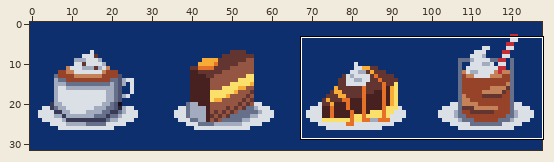
Sprite sheet, stored at img/20201116-pixeldailies.png. Above: a wide view before the commit, with the close-up outlined.
Close-up. Before the edit:
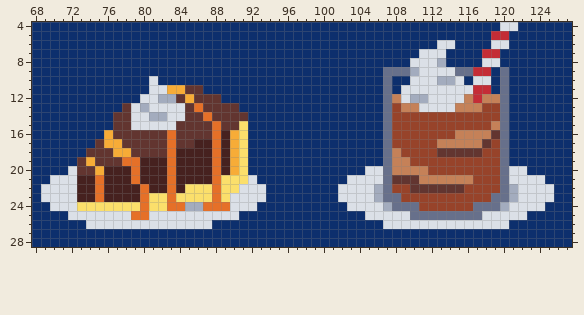
The file is 128x32 pixels. Shown: x 68..127, y 4..28.
Now the later version:
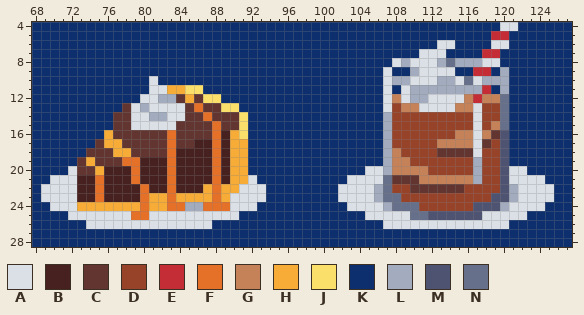
Palette (. is transparent): A #dbe0e7  B #46211f  C #623530  D #97432a  E #c42c36  F #e57028  G #c58158  H #f7ac37  J #fbdf6b  K #0d2f6d  L #a3acbe  M #4e5371  N #67708b
Commit message: Edit piece from November 16 2020
Difference:
y 8: x 108..109 KK -> AL; x 114..117 KKKK -> NLLL
y 9: x 107..109 NNN -> AKK; x 115..116 NN -> KK; x 120 N -> L
y 10: x 107..109 NKK -> ALL; x 116 K -> N; x 118..120 AKN -> LLL
y 11: x 85..86 CC -> JJ; x 107 N -> A; x 110..117 AAAAAAAE -> LLLLLLLL; x 120 N -> L
y 12: x 87..88 CC -> JJ; x 107 N -> A
y 13: x 89..90 CC -> JJ; x 107 N -> A; x 117 G -> A
y 14: x 91 C -> J; x 107 N -> L; x 117 D -> A
y 15: x 107 N -> L; x 117 D -> A
y 16: x 107 N -> L; x 117 G -> A; x 120 N -> M
y 17: x 91 J -> H; x 107 N -> L; x 117 G -> A; x 120 N -> M
y 18: x 91 J -> H; x 107 N -> L; x 117 C -> A; x 120 N -> M
y 19..20: x 91 J -> H; x 107 N -> L; x 117 D -> L; x 120 N -> M
y 21: x 89..91 JJJ -> BHH; x 117 D -> L; x 120 N -> M
y 22: x 85..87 JJJ -> BBH; x 89..90 JJ -> HH; x 120 N -> M
y 23: x 81..82 JJ -> HH; x 84..87 JJJJ -> HHHH; x 89 J -> H; x 119..120 NN -> MM
y 24: x 73..79 JJJJJJJ -> HHHHHHH; x 81..82 JJ -> HH; x 117..119 NNN -> MMM
y 25: x 112..117 NNNNNN -> MMMMMM
Boxes around the changes in both close-ups, in picture pixels (x1, y1, x2, y2):
changed: (383, 58, 509, 220)
changed: (77, 85, 248, 211)
